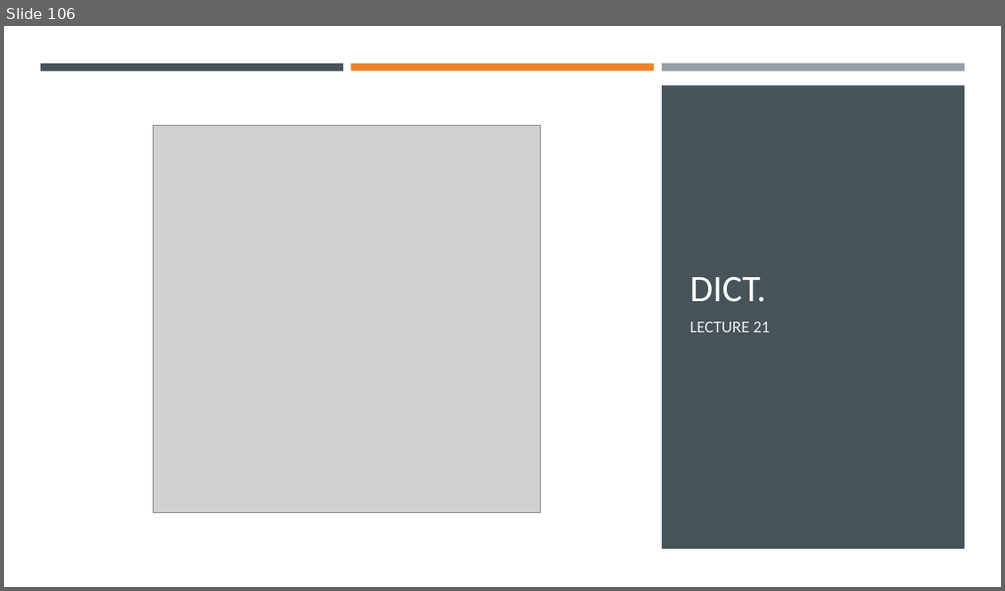
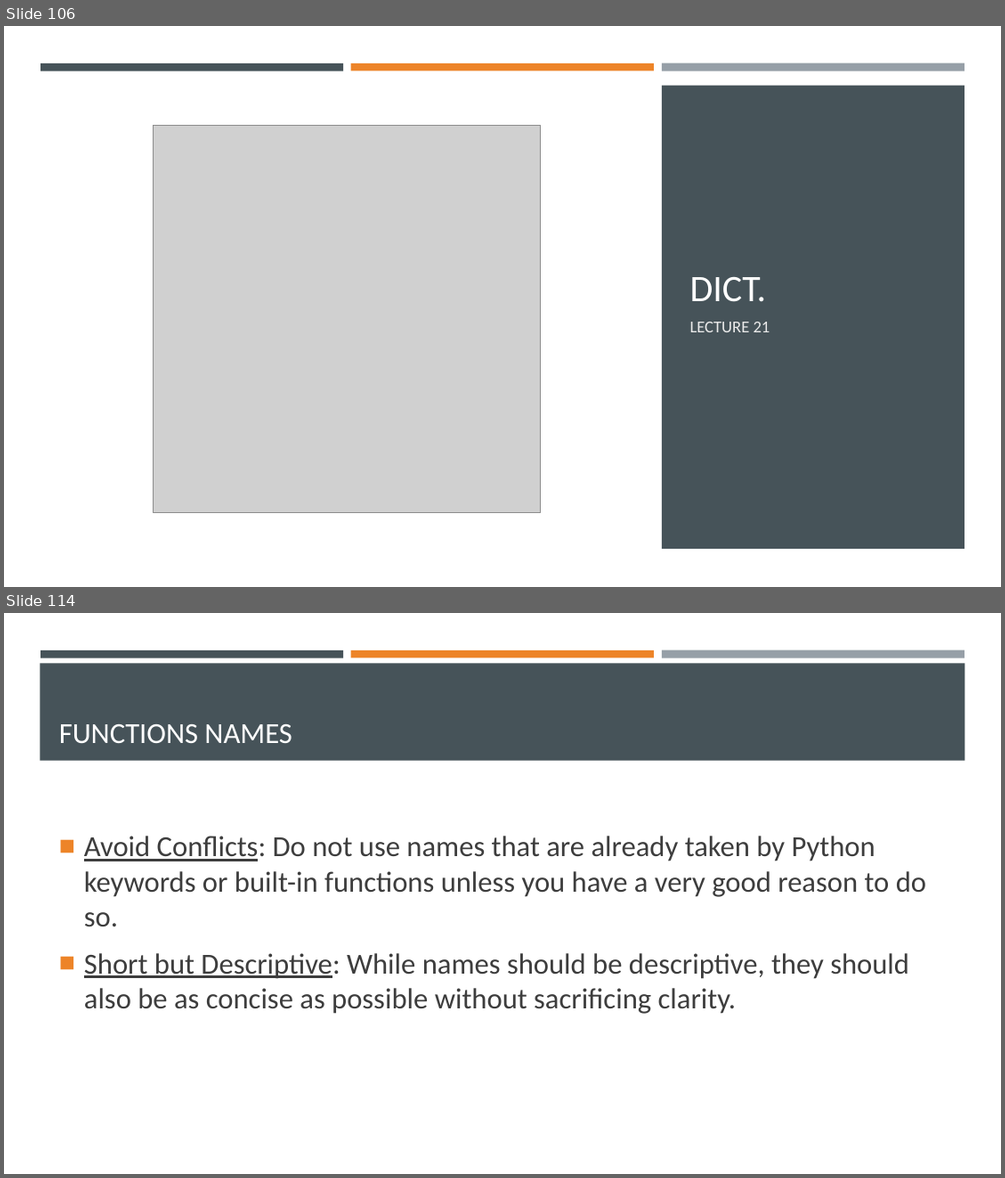
Before and after one commit to Ghost0396/iot, a slide deck: python/Python 3.pptx. Shown one above the other, each under a label of ours: slide 106 before the commit, slides 106 and 114 after it; the slides between them are not shown. The pictures are 1005x591 and 1005x1178 pixels, drawn with LibreOffice and Linux fonts; fonts in the diff are those of the drawing; grey boxes stand for pictures. Boxes give left, top, right and bottom in pixels: in the first picture for what was removed or moved away, otherwise in the second. Text is boxed around its words. In the diff, an @@ line names an element or a change of style, - is before the commit and + after.

```diff
--- a/python/Python 3.pptx
+++ b/python/Python 3.pptx
@@ slide 114 added at (4,613,1001,1174), background #FFFFFF @@
@@ rectangle added at (40,663,965,761), fill #465359 @@
@@ rectangle added at (40,650,343,657), fill #465359 @@
@@ rectangle added at (351,650,654,657), fill #ED8428 @@
@@ rectangle added at (662,650,964,658), fill #969FA7 @@
@@ title added at (59,724,291,743), 28 pt, text #FFFFFF @@
+FUNCTIONS NAMES
@@ text added at (84,835,926,1013), 28 pt, text #3D3D3D @@
+■ Avoid Conflicts: Do not use names that are already taken by Python keywords or built-in functions unless you have a very good reason to do so.
+■ Short but Descriptive: While names should be descriptive, they should also be as concise as possible without sacrificing clarity.
```
Also in this commit, not shown: 17 other slides added, 1 slide removed, 2 other files.
